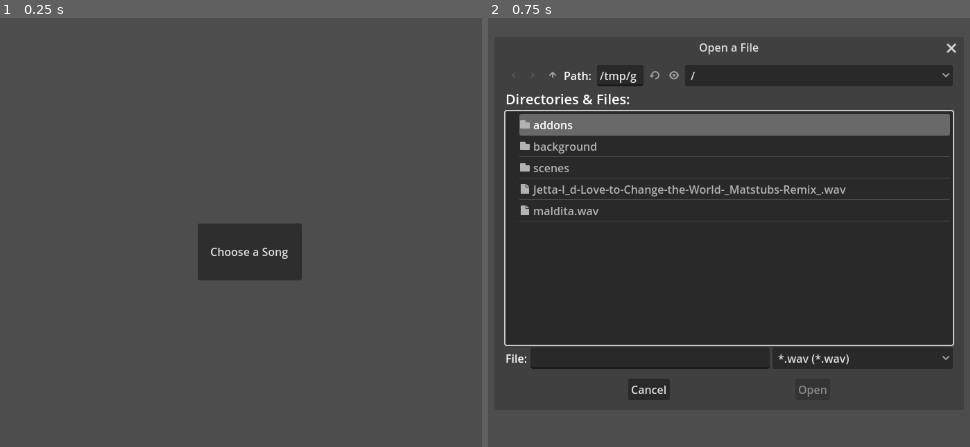
Above: before the commit, frames 1-2 (left to right).
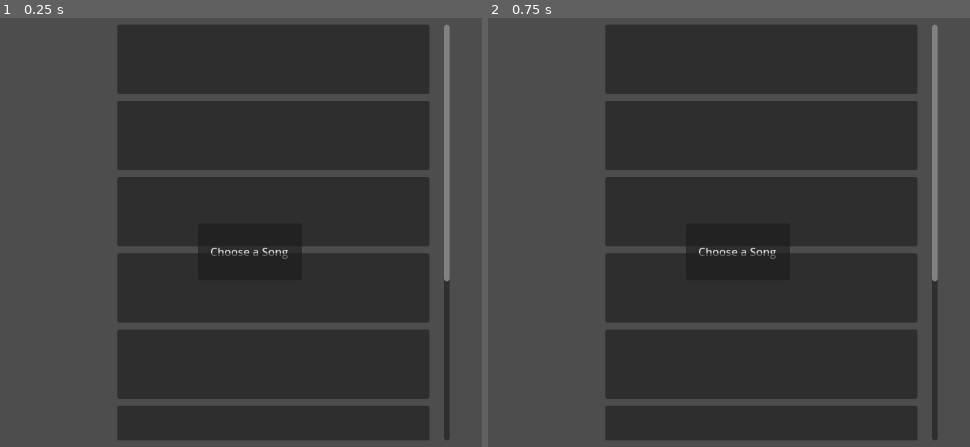
Above: after the commit, the same moments.

Repository: JohannesLadurner/OneButtonGame
Game: Godot game, scene res://scenes/level_selection.tscn
Two runs of this game, one before a commit and one after it. Both use one fixed random seed, a clock stepped at 60 frames per second and the inputs below.
Inputs:
- Up to frame 1 (0.25 s): no input
- Up to frame 2 (0.75 s): click "Choose a Song" at 0.5 s

The runs differ from the first frame. In frame 1, 56% of the frame differs, in the area x 24-94%, y 1-99%; in frame 2, 31%.

Commit message:
feat: added scrollcontainer with items

Diff:
--- a/scenes/level_selection.tscn
+++ b/scenes/level_selection.tscn
@@ -20,5 +20,56 @@
 access = 2
 filters = PackedStringArray("*.wav")
 
+[node name="ScrollContainer" type="ScrollContainer" parent="."]
+custom_minimum_size = Vector2(500, 600)
+offset_left = 376.0
+offset_top = 24.0
+offset_right = 876.0
+offset_bottom = 624.0
+horizontal_scroll_mode = 0
+vertical_scroll_mode = 2
+
+[node name="VBoxContainer" type="VBoxContainer" parent="ScrollContainer"]
+layout_mode = 2
+size_flags_horizontal = 6
+size_flags_vertical = 4
+theme_override_constants/separation = 10
+
+[node name="Panel" type="Panel" parent="ScrollContainer/VBoxContainer"]
+custom_minimum_size = Vector2(450, 100)
+layout_mode = 2
+
+[node name="Panel2" type="Panel" parent="ScrollContainer/VBoxContainer"]
+custom_minimum_size = Vector2(450, 100)
+layout_mode = 2
+
+[node name="Panel3" type="Panel" parent="ScrollContainer/VBoxContainer"]
+custom_minimum_size = Vector2(450, 100)
+layout_mode = 2
+
+[node name="Panel4" type="Panel" parent="ScrollContainer/VBoxContainer"]
+custom_minimum_size = Vector2(450, 100)
+layout_mode = 2
+
+[node name="Panel5" type="Panel" parent="ScrollContainer/VBoxContainer"]
+custom_minimum_size = Vector2(450, 100)
+layout_mode = 2
+
+[node name="Panel6" type="Panel" parent="ScrollContainer/VBoxContainer"]
+custom_minimum_size = Vector2(450, 100)
+layout_mode = 2
+
+[node name="Panel7" type="Panel" parent="ScrollContainer/VBoxContainer"]
+custom_minimum_size = Vector2(450, 100)
+layout_mode = 2
+
+[node name="Panel8" type="Panel" parent="ScrollContainer/VBoxContainer"]
+custom_minimum_size = Vector2(450, 100)
+layout_mode = 2
+
+[node name="Panel9" type="Panel" parent="ScrollContainer/VBoxContainer"]
+custom_minimum_size = Vector2(450, 100)
+layout_mode = 2
+
 [connection signal="pressed" from="Button" to="." method="_on_button_pressed"]
 [connection signal="file_selected" from="FileDialog" to="." method="_on_file_dialog_file_selected"]
